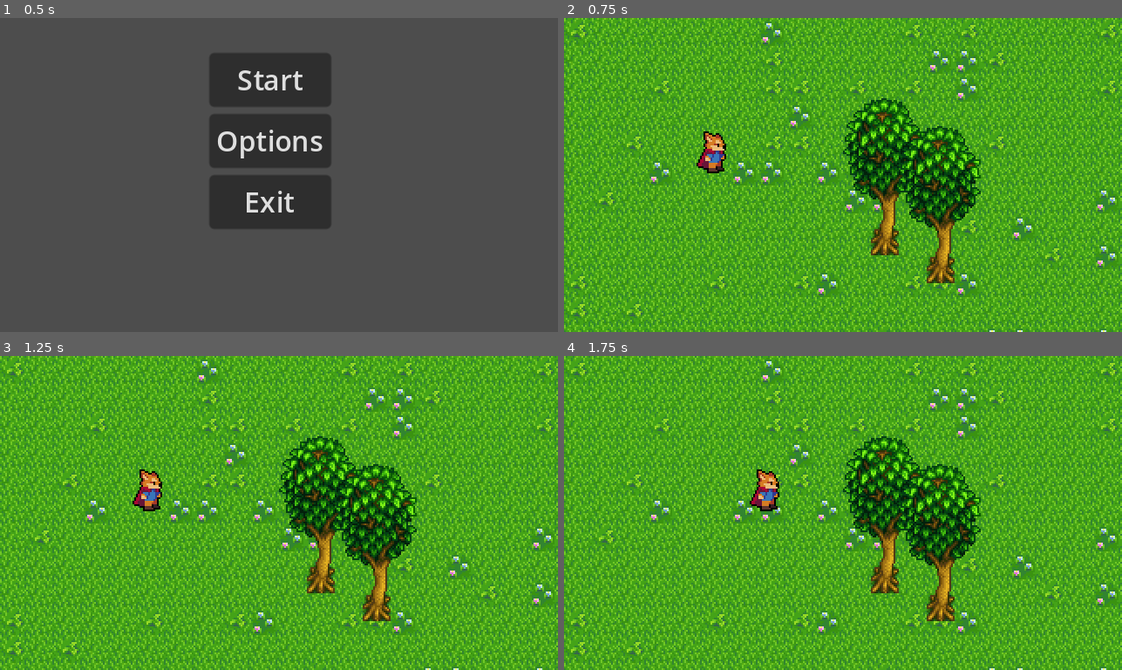
Above: before the commit, frames 1-4 (two rows, left to right).
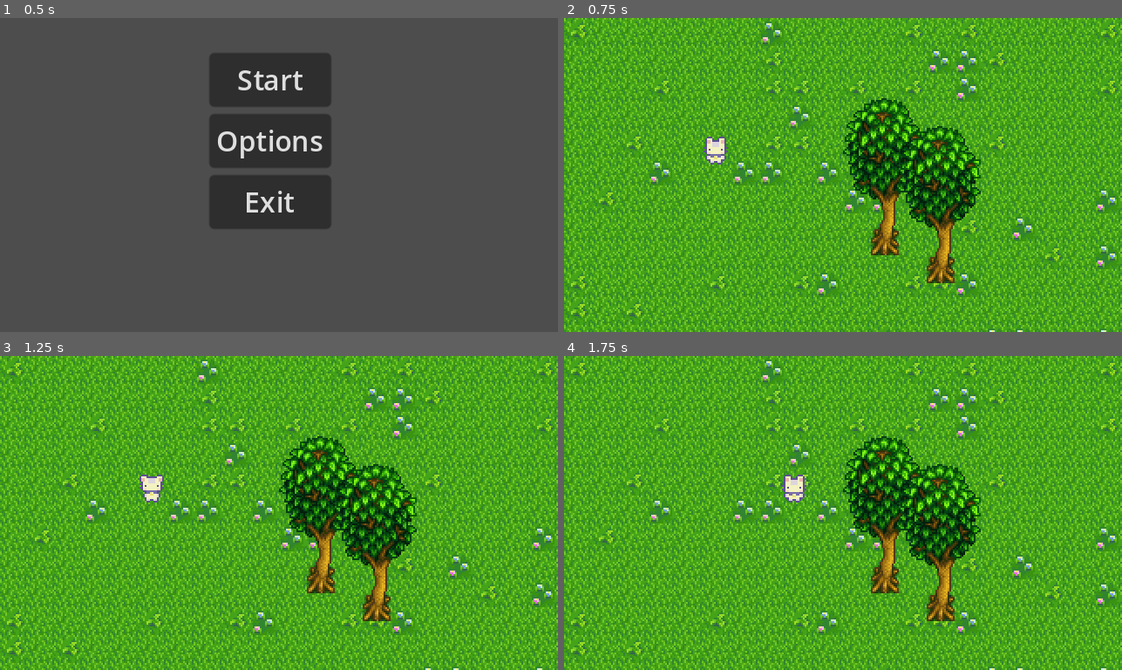
Above: after the commit, the same moments.

Repository: egd3025/everbloom
Game: Godot game, scene res://start_menu.tscn
Same seed, same stepped clock (60 frames per second), same inputs: the game is played once before the commit and once after it.
Inputs:
- Up to frame 1 (0.5 s): no input
- Up to frame 2 (0.75 s): click "Start" at 0.5 s
- Up to frame 3 (1.25 s): no input
- Up to frame 4 (1.75 s): hold Right (ui_right) from 1.28 s (still down)

Frame 1 is identical in both runs. In frame 2, 0.5% of the frame differs, in the area x 23-30%, y 36-50%; in frame 3, 0.5%; in frame 4, 0.8%, in the area x 33-44%, y 36-50%.

Commit message:
put the bunny in

Diff:
--- a/EverBloom/Player/Player.gd
+++ b/EverBloom/Player/Player.gd
@@ -1,18 +1,73 @@
 extends CharacterBody2D
 
-const ACCELERATION = 500
-const MAX_SPEED = 80
-const  FRICTION = 500
+const speed = 100
+var current_dir = "none"
 
-func _physics_process(_delta):
-	var input_vector = Vector2.ZERO
-	input_vector.x = Input.get_action_strength("ui_right" ) - Input.get_action_strength("ui_left")
-	input_vector.y = Input.get_action_strength("ui_down") - Input.get_action_strength("ui_up")
-	input_vector = input_vector.normalized()
+# when the player loads -  the first animation shown is the front_idle
+func _ready():
+	$AnimatedSprite2D.play("front_idle")
 
-	if input_vector != Vector2.ZERO:
-		velocity = velocity.move_toward(input_vector * MAX_SPEED, ACCELERATION * _delta)
-	else:
-		velocity = velocity.move_toward(Vector2.ZERO, FRICTION * _delta)
+
+func _physics_process(delta):
+	player_movement(delta)
+
+
+# player movement direction
+# - x and y values keep you moving in only one direction even if there is mult input
+func player_movement(delta):
+	if Input.is_action_pressed("ui_right"):
+		current_dir = "right"
+		play_anim(1)
+		velocity.x = speed
+		velocity.y = 0
+	elif Input.is_action_pressed("ui_left"):
+		current_dir = "left"
+		play_anim(1)
+		velocity.x = -speed
+		velocity.y = 0
+	elif Input.is_action_pressed("ui_down"):
+		current_dir = "down"
+		play_anim(1)
+		velocity.y = speed
+		velocity.x = 0
+	elif Input.is_action_pressed("ui_up"):
+		current_dir = "up"
+		play_anim(1)
+		velocity.y = -speed
+		velocity.x = 0
+	else: # when the player is still - facing any direction
+		play_anim(0)
+		velocity.x = 0
+		velocity.y = 0
 
 	move_and_slide()
+
+
+func play_anim(movement):
+	var dir = current_dir
+	var anim = $AnimatedSprite2D
+
+	if dir == "right":
+		anim.flip_h = false
+		if movement == 1:
+			anim.play("side_walk")
+		elif movement == 0:
+			anim.play("side_idle")
+	if dir == "left":
+		anim.flip_h = true
+		if movement == 1:
+			anim.play("side_walk")
+		elif movement == 0:
+			anim.play("side_idle")
+	if dir == "down":
+		anim.flip_h = true
+		if movement == 1:
+			anim.play("front_walk")
+		elif movement == 0:
+			anim.play("front_idle")
+	if dir == "up":
+		anim.flip_h = true
+		if movement == 1:
+			anim.play("back_walk")
+		elif movement == 0:
+			anim.play("back_idle")
--- a/EverBloom/World/world.tscn
+++ b/EverBloom/World/world.tscn
@@ -1,13 +1,35 @@
-[gd_scene load_steps=6 format=3 uid="uid://bnakm63s4hcam"]
+[gd_scene load_steps=9 format=3 uid="uid://bnakm63s4hcam"]
 
 [ext_resource type="TileSet" uid="uid://cxa3a7h17ymwt" path="res://stardew.tres" id="1_5jp6c"]
 [ext_resource type="Script" path="res://Player/Player.gd" id="2_3431q"]
-[ext_resource type="Texture2D" uid="uid://cafvumsx4xpk8" path="res://Player/Player.png" id="2_l23w5"]
 [ext_resource type="Script" path="res://World/WorldGen.gd" id="2_rlebr"]
+[ext_resource type="Texture2D" uid="uid://br34h1te2q78s" path="res://Player/Basic Charakter Spritesheet.png" id="4_h38wm"]
 
 [sub_resource type="CapsuleShape2D" id="CapsuleShape2D_cplsi"]
 radius = 4.0
 height = 10.0
+
+[sub_resource type="AtlasTexture" id="AtlasTexture_brolr"]
+atlas = ExtResource("4_h38wm")
+region = Rect2(0, 0, 48, 48)
+
+[sub_resource type="AtlasTexture" id="AtlasTexture_btqsn"]
+atlas = ExtResource("4_h38wm")
+region = Rect2(48, 0, 48, 48)
+
+[sub_resource type="SpriteFrames" id="SpriteFrames_u4ifb"]
+animations = [{
+"frames": [{
+"duration": 1.0,
+"texture": SubResource("AtlasTexture_brolr")
+}, {
+"duration": 1.0,
+"texture": SubResource("AtlasTexture_btqsn")
+}],
+"loop": true,
+"name": &"front_idle",
+"speed": 2.0
+}]
 
 [node name="World" type="Node2D"]
 
@@ -24,11 +46,11 @@
 script = ExtResource("2_3431q")
 metadata/_edit_group_ = true
 
-[node name="Sprite2D" type="Sprite2D" parent="player"]
-texture = ExtResource("2_l23w5")
-hframes = 60
-
 [node name="CollisionShape2D" type="CollisionShape2D" parent="player"]
 position = Vector2(-1, 9)
 rotation = -1.5708
 shape = SubResource("CapsuleShape2D_cplsi")
+
+[node name="AnimatedSprite2D" type="AnimatedSprite2D" parent="player"]
+sprite_frames = SubResource("SpriteFrames_u4ifb")
+animation = &"front_idle"
Binary file added: EverBloom/Player/Basic Charakter Actions.png
Not shown, added: EverBloom/Player/Basic Charakter Actions.png.import
Binary file added: EverBloom/Player/Basic Charakter Spritesheet.png
Not shown, added: EverBloom/Player/Basic Charakter Spritesheet.png.import
